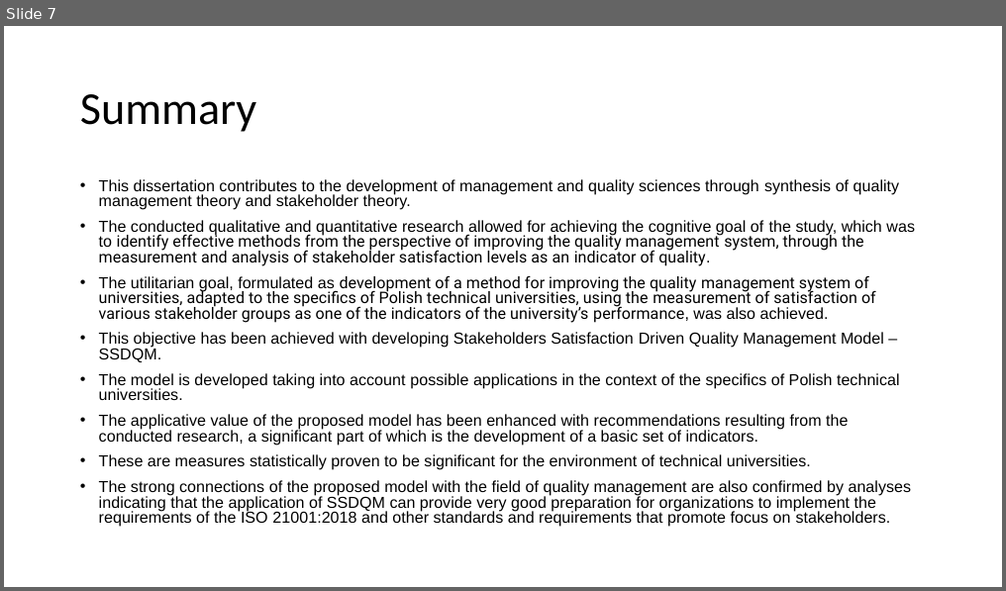
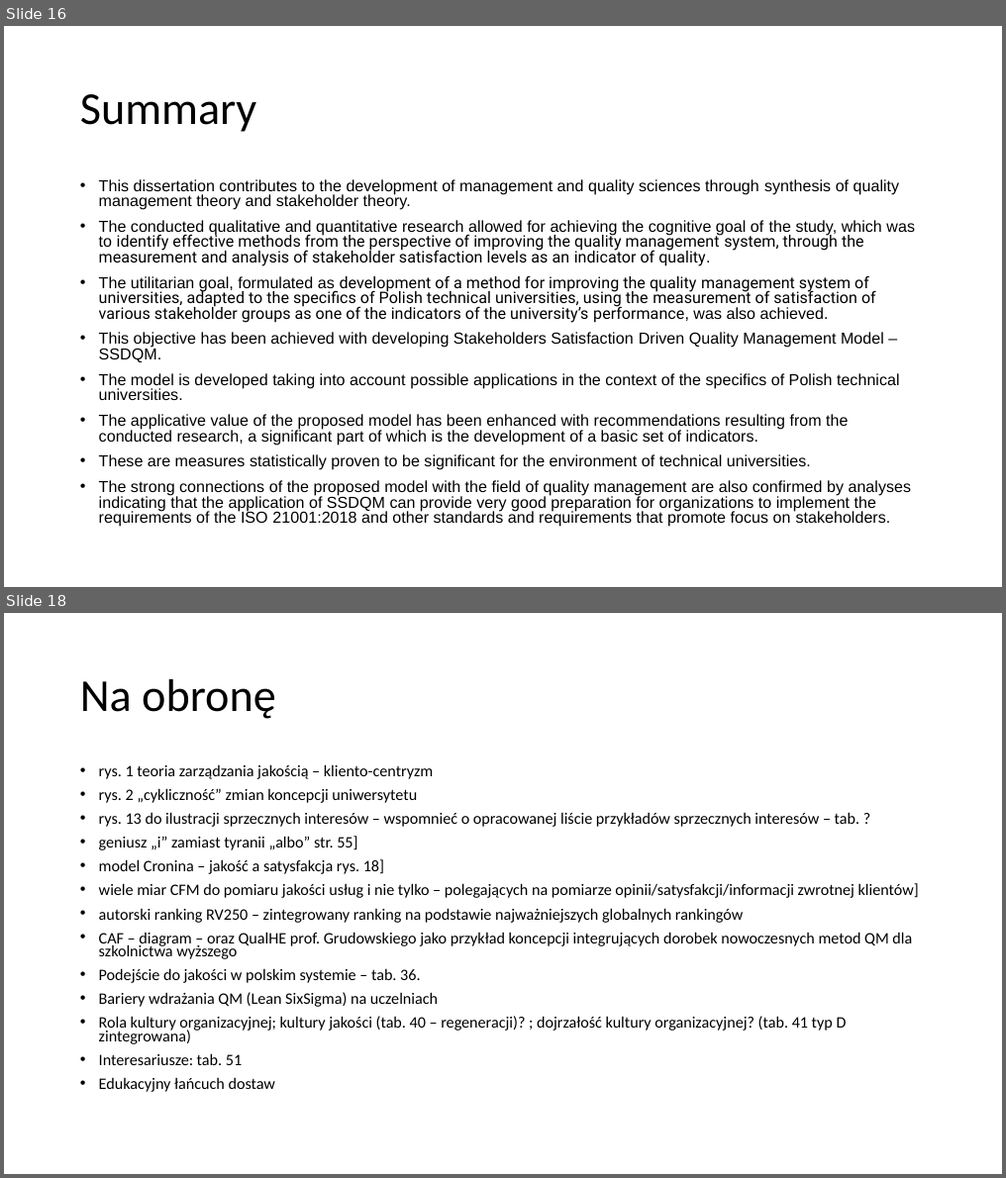
Before and after one commit to JeanPaulSzefler/doktorat_git, a slide deck: Egzaminy doktorskie/angielski/SSI_forHEI_QMS.pptx. Shown one above the other, each under a label of ours: slide 7 before the commit, slides 16 and 18 after it; the slides between them are not shown. The pictures are 1006x591 and 1006x1178 pixels, drawn with LibreOffice and Linux fonts; fonts in the diff are those of the drawing. Boxes give left, top, right and bottom in pixels: in the first picture for what was removed or moved away, otherwise in the second. Text is boxed around its words. In the diff, an @@ line names an element or a change of style, - is before the commit and + after.

```diff
--- a/Egzaminy doktorskie/angielski/SSI_forHEI_QMS.pptx
+++ b/Egzaminy doktorskie/angielski/SSI_forHEI_QMS.pptx
@@ slide 18 added at [4,613,1002,1174], background #FFFFFF @@
@@ title added at [80,679,276,719], 44 pt, text #000000 @@
+Na obronę
@@ text added at [99,764,919,1092], 15.4 pt, text #000000 @@
+• rys. 1 teoria zarządzania jakością – kliento-centryzm
+• rys. 2 „cykliczność” zmian koncepcji uniwersytetu
+• rys. 13 do ilustracji sprzecznych interesów – wspomnieć o opracowanej liście przykładów sprzecznych interesów – tab. ?
+• geniusz „i” zamiast tyranii „albo” str. 55]
+• model Cronina – jakość a satysfakcja rys. 18]
+• wiele miar CFM do pomiaru jakości usług i nie tylko – polegających na pomiarze opinii/satysfakcji/informacji zwrotnej klientów]
+• autorski ranking RV250 – zintegrowany ranking na podstawie najważniejszych globalnych rankingów
+• CAF – diagram – oraz QualHE prof. Grudowskiego jako przykład koncepcji integrujących dorobek nowoczesnych metod QM dla szkolnictwa wyższego
+• Podejście do jakości w polskim systemie – tab. 36.
+• Bariery wdrażania QM (Lean SixSigma) na uczelniach
+• Rola kultury organizacyjnej; kultury jakości (tab. 40 – regeneracji)? ; dojrzałość kultury organizacyjnej? (tab. 41 typ D zintegrowana)
+• Interesariusze: tab. 51
+• Edukacyjny łańcuch dostaw
@@ what was slide 7 is now slide 16 @@
```
Also in this commit, not shown: 4 slides changed, 9 other slides added, 14 other files.
